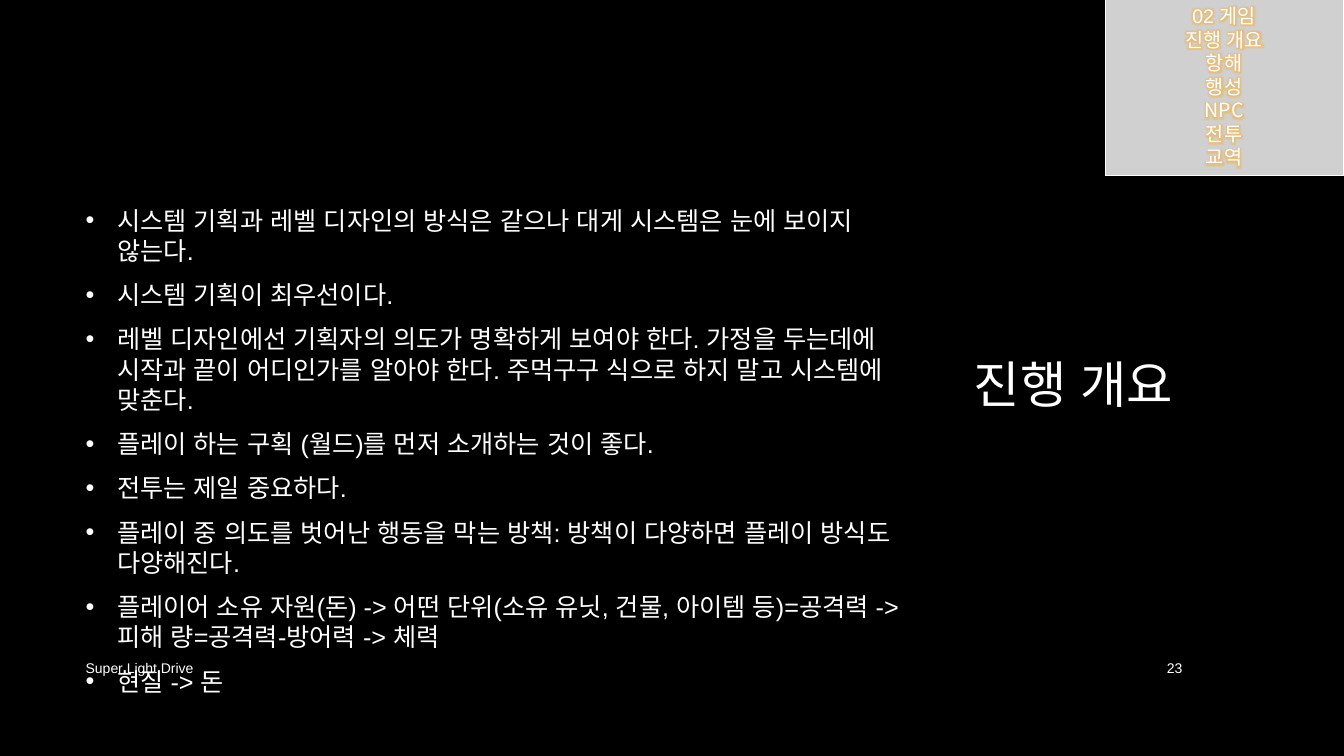
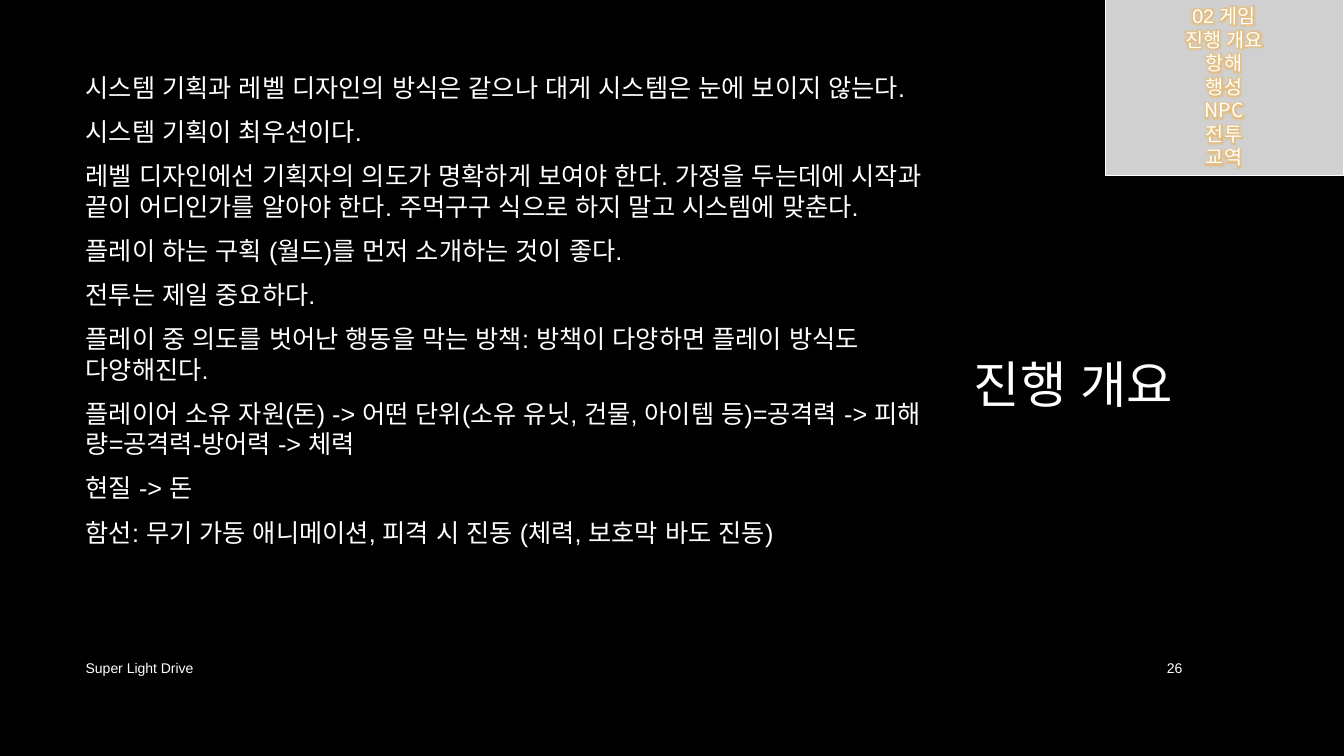
Before and after one commit to iconstudio/2017-Platformer, a slide deck: slide 26 of slides/SuperLightDrive_20171228.pptx (slide 23 before the commit). Drawn at 1344x756 pixels with LibreOffice and Linux fonts; fonts in the diff are those of the drawing; grey boxes stand for pictures; background and template pictures are left out. Boxes give left, top, right and bottom in pixels: in the first picture for what was removed or moved away, otherwise in the second. Text is boxed around its words. In the diff, an @@ line names an element or a change of style, - is before the commit and + after.

```diff
--- a/slides/SuperLightDrive_20171228.pptx
+++ b/slides/SuperLightDrive_20171228.pptx
@@ text at [86, 76, 922, 499]: bullet • to none @@
@@ text at [86, 521, 774, 548]: paragraph added @@
+함선: 무기 가동 애니메이션, 피격 시 진동 (체력, 보호막 바도 진동)
@@ page number at [1167, 663, 1183, 673]: text changed @@
-23
+26
```
Also in this commit, not shown: 12 other slides changed, 3 slides added, 7 other files.
